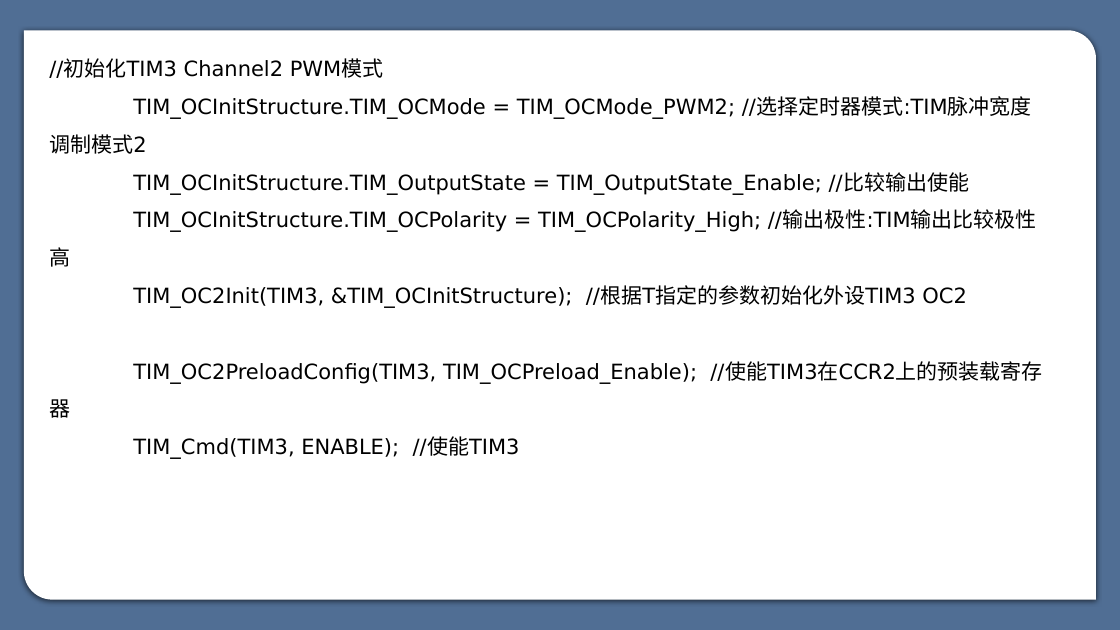
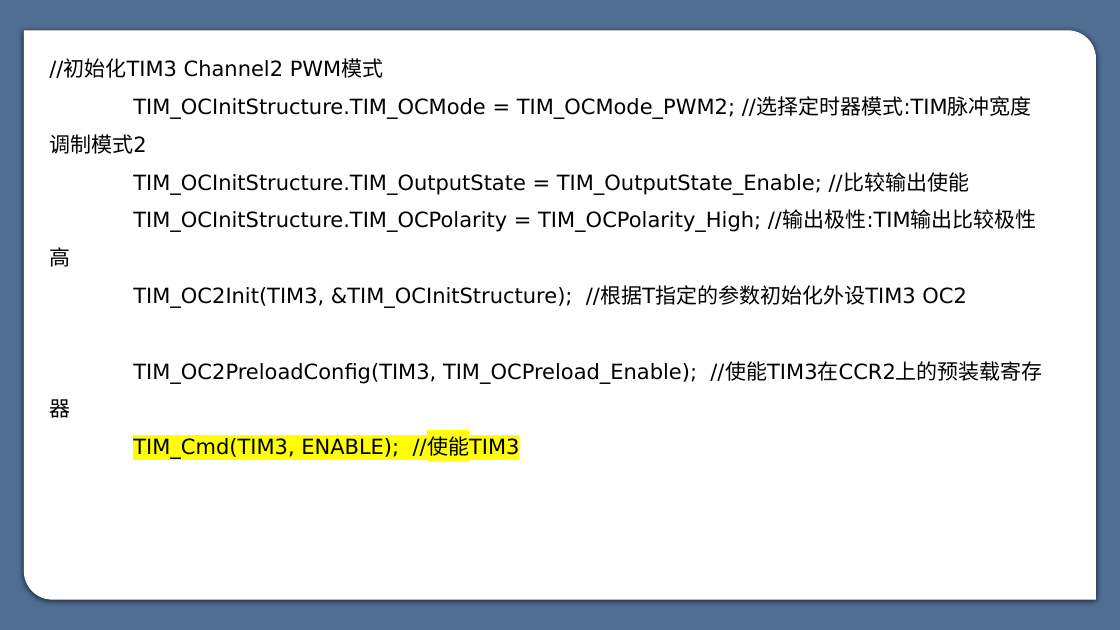
Before and after one commit to myp-super/SXU-CK-Learning-materials, a slide deck: slide 49 of 嵌入式学习资料/STM32/大三下课堂课件/第八章 定时器原理及应用.pptx. Drawn at 1120x630 pixels with LibreOffice and Linux fonts; fonts in the diff are those of the drawing. Boxes give left, top, right and bottom in pixels: in the first picture for what was removed or moved away, otherwise in the second. Text is boxed around its words. In the diff, an @@ line names an element or a change of style, - is before the commit and + after.

```diff
--- a/嵌入式学习资料/STM32/大三下课堂课件/第八章 定时器原理及应用.pptx
+++ b/嵌入式学习资料/STM32/大三下课堂课件/第八章 定时器原理及应用.pptx
@@ text at box(133, 437, 520, 459): highlight none to #FFFF00 in "TIM_Cmd(TIM3, ENABLE); //使能TIM3" @@
```
Also in this commit, not shown: 13 other slides changed.
